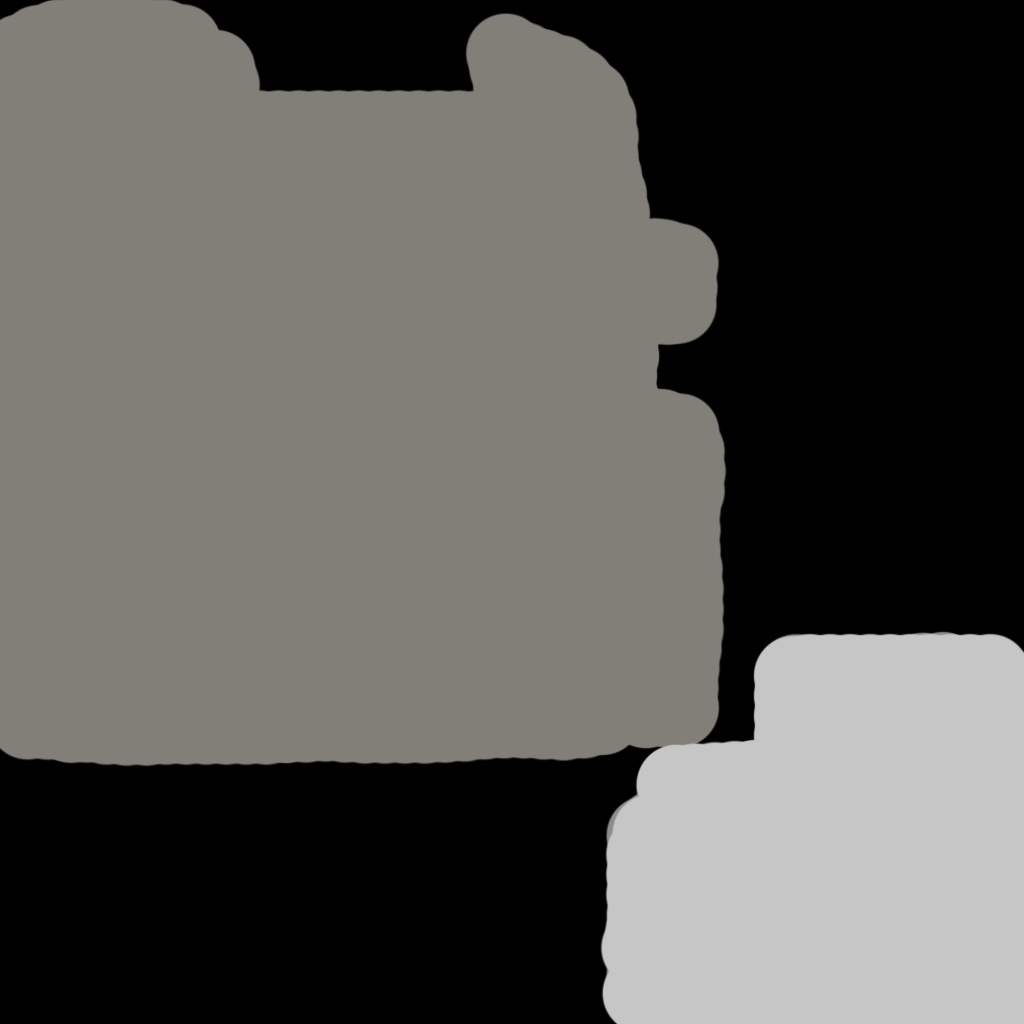
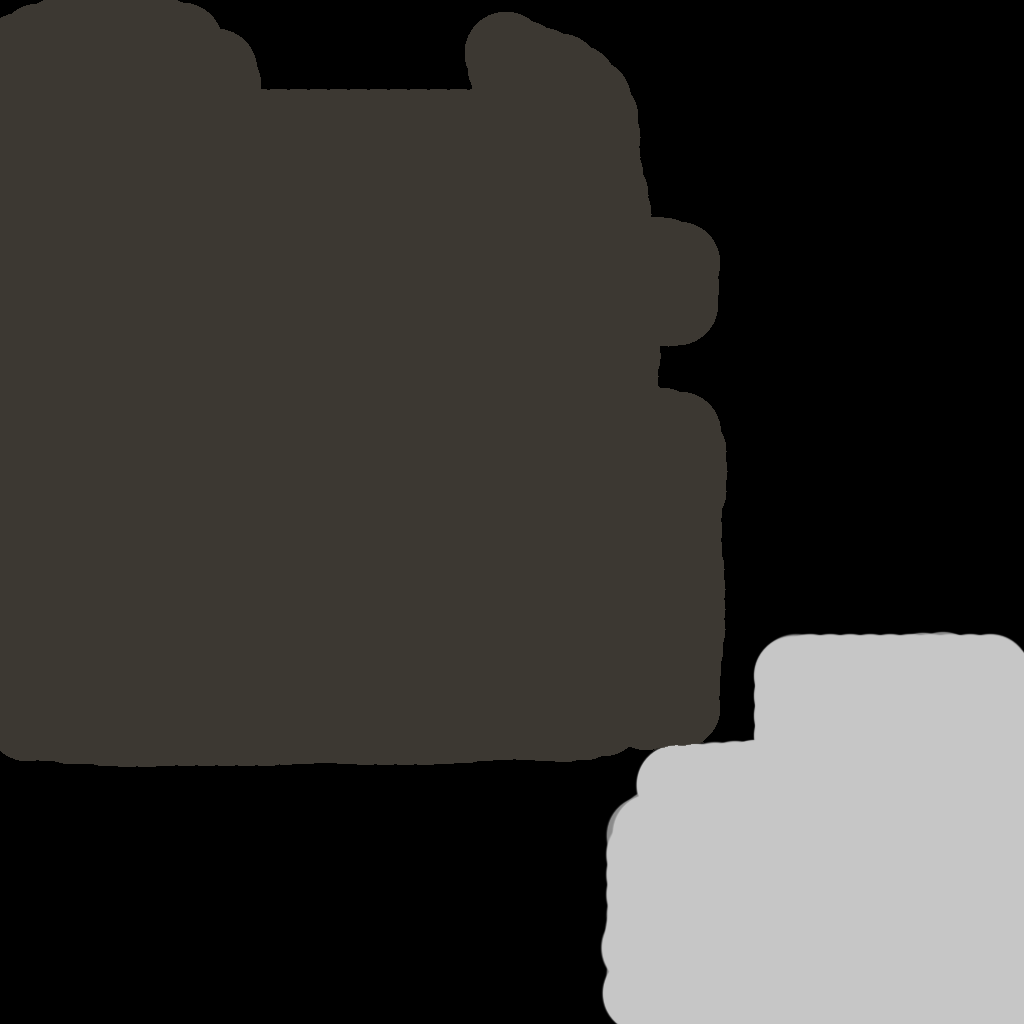
Revision of a layered 1024 x 1024 image; what changed, layer by layer:
painted on "Layer 2" over [0, 0, 728, 767]
